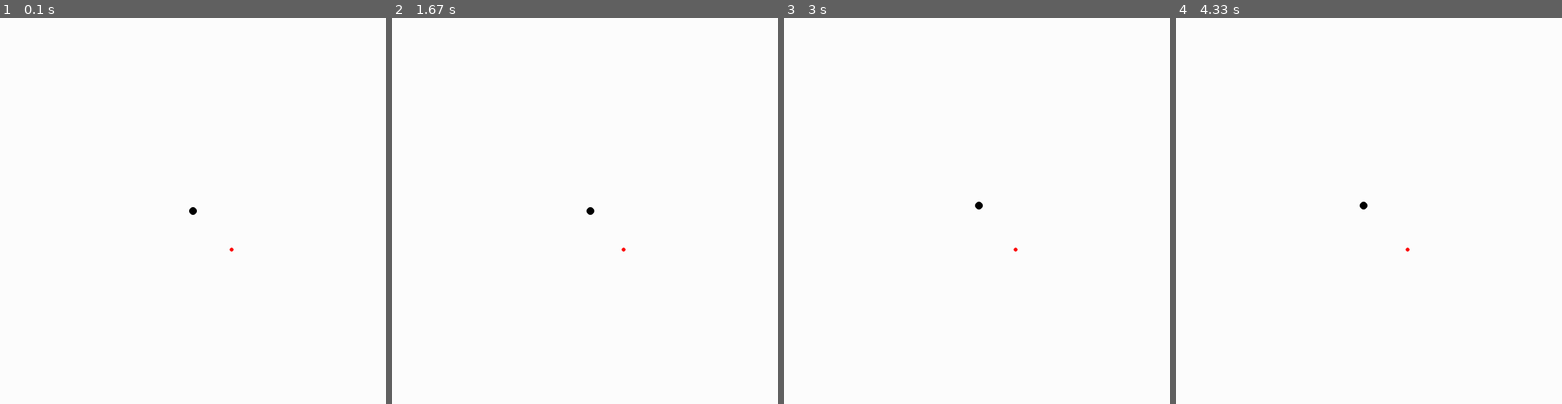
Above: before the commit, frames 1-4 (left to right).
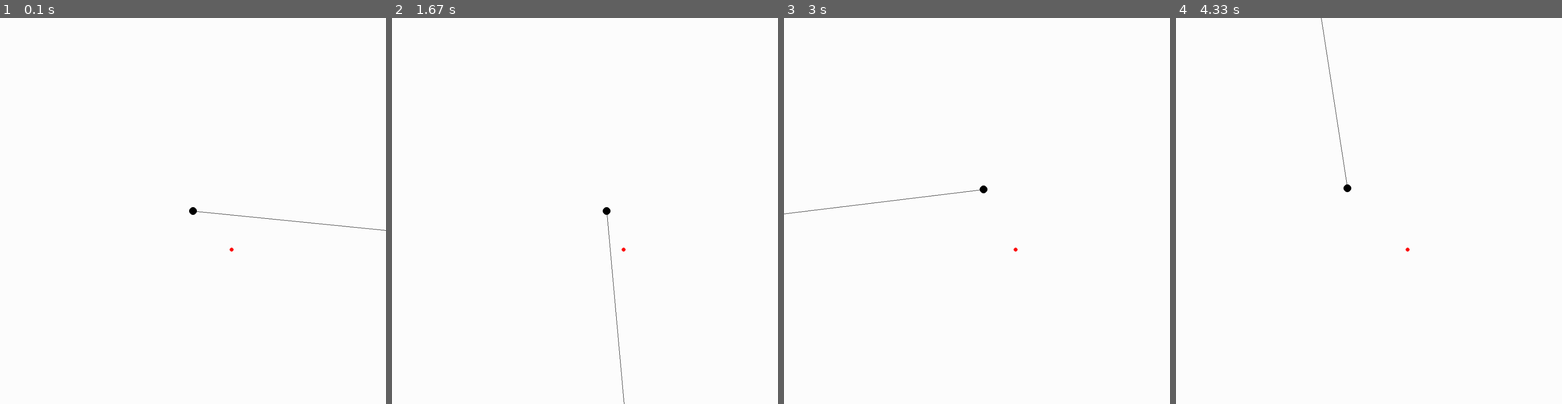
Above: after the commit, the same moments.

Repository: dimaystinov/kopter
Game: pygame game, started from main.py
Same seed, same stepped clock (60 frames per second), same inputs: the game is played once before the commit and once after it.
Inputs:
- Up to frame 1 (0.1 s): no input
- Up to frame 2 (1.67 s): hold E 0.33-0.8 s; hold D 0.33-0.8 s; tap Q at 0.83 s
- Up to frame 3 (3 s): hold W 1.67-2.13 s; tap E at 1.82 s; hold A from 2.67 s (still down)
- Up to frame 4 (4.33 s): release A at 3.2 s; hold S 3.23-3.53 s; tap E at 3.38 s; hold A 3.57-3.97 s; hold W from 4 s (still down)

The runs differ from the first frame. In frame 1, 0.1% of the frame differs, in the area x 51-100%, y 50-56%; in frame 2, 0.2%; in frame 3, 0.2%, in the area x 0-53%, y 43-51%; in frame 4, 0.2%.

Commit message:
alpha 0.02

Diff:
--- a/classes.py
+++ b/classes.py
@@ -6,6 +6,9 @@
         self.x: float = x
         self.y: float = y
         self.angle: float = angle
+        self.check: bool = True
+        self.max_angle = 0
+        self.max_power = -1
 
     def get_angle(self):
         return self.angle
@@ -17,8 +20,11 @@
         self.angle += angle
         if self.angle < 0:
             self.angle = math.pi * 2 - abs(self.angle)
-        elif angle > 2 * math.pi:
+            self.check = False
+        elif self.angle > 2 * math.pi:
             self.angle = self.angle - math.pi * 2
+            self.check = False
+        self.angle = round(self.angle, 2)
 
     def get_position(self):
         return self.x, self.y
@@ -45,3 +51,14 @@
 
     def get_position(self):
         return self.x_poi, self.y_poi
+
+
+class Points:
+    def __init__(self):
+        self.back = []
+
+    def push(self, drone: Drone):
+        self.back.append(drone.get_position())
+
+    def get_all_points(self):
+        return self.back
--- a/functions.py
+++ b/functions.py
@@ -1,8 +1,15 @@
+import math
 import classes
 import pygame_functions
 
-
-def init():
-    drone = classes.Drone(5, 5, 0)
-    camera = classes.Camera(10, 10, 10000)
-    print(camera.get_power_of_poi(drone))
+def get_max(drone: classes.Drone, camera: classes.Camera):
+    if drone.check:
+        drone.rotate(0.01)
+        power = camera.get_power_of_poi(drone)
+        if power > drone.max_power:
+            drone.max_angle = drone.angle
+            drone.max_power = power
+    else:
+        drone.set_angle(drone.max_angle)
+    if drone.get_angle() == 0:
+        drone.check = False
--- a/main.py
+++ b/main.py
@@ -9,3 +9,4 @@
     while True:
         window.get_keyboard(drone)
         window.update(drone, camera)
+        functions.get_max(drone, camera)
--- a/pygame_functions.py
+++ b/pygame_functions.py
@@ -1,3 +1,5 @@
+import math
+
 import pygame
 import setting
 import classes
@@ -11,22 +13,31 @@
         pygame.display.set_caption("CoPtEr Z")
         self.clock = pygame.time.Clock()
 
-    def get_keyboard(self, drone: classes.Drone):
+    @staticmethod
+    def get_keyboard(drone: classes.Drone):
         keys = pygame.key.get_pressed()
         for event in pygame.event.get():
             if event.type == pygame.QUIT:
                 exit(0)
         if keys[pygame.K_w]:
             drone.move(0, -1)
-        elif keys[pygame.K_s]:
+        if keys[pygame.K_s]:
             drone.move(0, 1)
-        elif keys[pygame.K_a]:
+        if keys[pygame.K_a]:
             drone.move(-1, 0)
-        elif keys[pygame.K_d]:
+        if keys[pygame.K_d]:
             drone.move(1, 0)
+        if keys[pygame.K_e]:
+            drone.rotate(-0.01)
+        if keys[pygame.K_q]:
+            drone.rotate(0.01)
 
     def update(self, drone: classes.Drone, camera: classes.Camera):
         self.screen.fill(setting.FIELD_COLOR)
+        x2, y2 = drone.get_position()
+        x2 = x2 + 10000 * math.cos(drone.get_angle())
+        y2 = y2 + 10000 * math.sin(drone.get_angle())
+        pygame.draw.line(self.screen, setting.DRONE_COLOR, drone.get_position(), (x2, y2), setting.THICKNESS_DRONE_LINE)
         pygame.draw.circle(self.screen, setting.DRONE_COLOR, drone.get_position(), setting.RADIUS_DRONE)
         pygame.draw.circle(self.screen, setting.POI_COLOR, camera.get_position(), setting.RADIUS_POI)
         self.clock.tick(setting.FPS)
--- a/setting.py
+++ b/setting.py
@@ -1,8 +1,9 @@
 WIDTH = 1000
 HEIGHT = 1000
-FPS = 30
+FPS = 1000
 FIELD_COLOR = (255, 255, 255)
 POI_COLOR = (255, 0, 0)
 DRONE_COLOR = (0, 0, 0)
 RADIUS_POI = 5
 RADIUS_DRONE = 10
+THICKNESS_DRONE_LINE = 1
